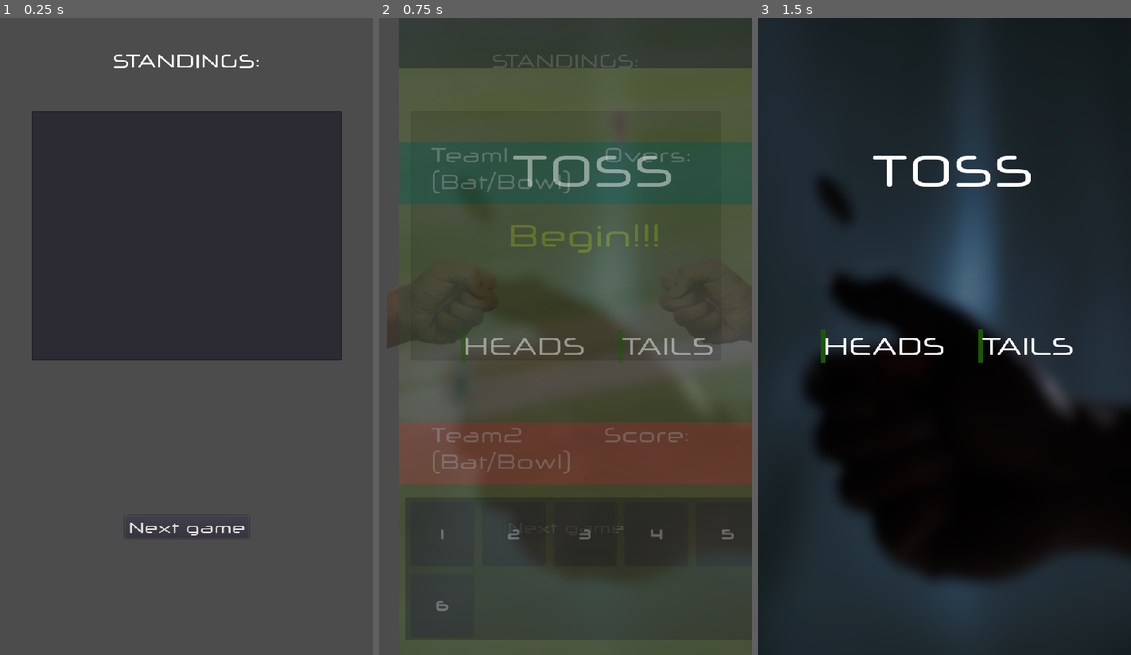
Above: before the commit, frames 1-3 (left to right).
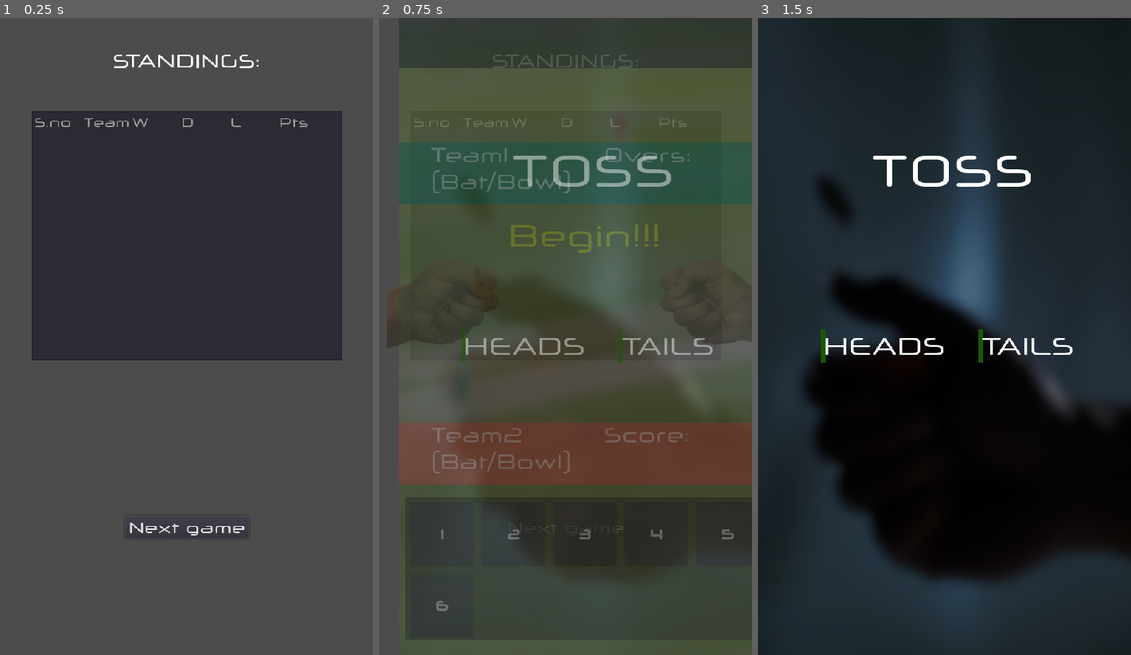
Above: after the commit, the same moments.

Repository: VivekThazhathattil/Simple-Cricket
Game: Godot game, scene res://scenes/group_stage.tscn
Two runs of this game, one before a commit and one after it. Both use one fixed random seed, a clock stepped at 60 frames per second and the inputs below. This scene is started directly instead of the project's main scene.
Inputs:
- Up to frame 1 (0.25 s): no input
- Up to frame 2 (0.75 s): click "Next game" at 0.5 s
- Up to frame 3 (1.5 s): click "Next game" at 1.25 s

The runs differ from the first frame. In frame 1, 0.2% of the frame differs, in the area x 9-83%, y 15-18%; in frame 2, 0.1%; in frame 3, nothing differs.
Error before the commit: Invalid get index 'team_list' (on base: 'Nil'). (res://save.gd:75)
Error after the commit: Invalid get index 'team_list' (on base: 'Nil'). (res://save.gd:76)

Commit message:
fix table highlighting

Diff:
--- a/save.gd
+++ b/save.gd
@@ -26,6 +26,7 @@
 var save_path_tournament = "user://save_tournament.save"
 var team_list = ["Afghanistan", "Australia", "Bangladesh", "England", "India", "New Zealand", "Pakistan", "South Africa", "Sri Lanka", "West Indies"]
 # Indices			0				1			2			3			4			5			6				7				8			9
+var team_list_short = ["AFG", "AUS", "BAN", "ENG", "IND", "NZ", "PAK", "SA", "SL", "WI"]
 var team_wins = [0, 0, 0, 0, 0, 0, 0, 0, 0, 0]
 var team_losses = [0, 0, 0, 0, 0, 0, 0, 0, 0, 0]
 var team_draws = [0, 0, 0, 0, 0, 0, 0, 0, 0, 0]
--- a/scenes/group_stage.gd
+++ b/scenes/group_stage.gd
@@ -3,6 +3,7 @@
 var team_roster
 var idx = -1
 var team_list
+var team_list_short
 var team_wins
 var team_losses
 var team_draws
@@ -12,6 +13,7 @@
 	var inst = preload("res://scenes/save.tscn")
 	self.add_child(inst.instance())
 	team_list = $save.read_save(2,"team_list")
+	team_list_short = $save.team_list_short
 	team_wins = $save.read_save(2,"team_wins")
 	team_losses = $save.read_save(2,"team_losses")
 	team_draws = $save.read_save(2,"team_draws")
@@ -25,14 +27,38 @@
 func _print_table():
 	$ItemList.clear()
 	var sorted_idx_arr = _sort_table()
+	var j = 0
+	var my_team = $save.read_save(2,"my_team")
+	var new_my_team_idx
+	$ItemList.add_item("S.no")
+	$ItemList.add_item("Team")
+	$ItemList.add_item("W")
+	$ItemList.add_item("D")
+	$ItemList.add_item("L")
+	$ItemList.add_item("Pts")
+#	$ItemList.fixed_icon_size = Vector2(32,32)
 	for i in sorted_idx_arr:
-		$ItemList.add_item(str(i+1)+".")
-		$ItemList.add_item(team_list[i])
+		if my_team == team_list[i]:
+			print("my_team = " + my_team + " and team_list[i] = " + team_list[i])
+			new_my_team_idx = j
+		$ItemList.add_item(str(j+1)+".")
+		$ItemList.add_item(team_list_short[i])
 		$ItemList.add_item(str(team_wins[i]))
 		$ItemList.add_item(str(team_draws[i]))
 		$ItemList.add_item(str(team_losses[i]))
 		$ItemList.add_item(str(team_wins[i]*3+team_draws[i]))
+		j = j + 1
 #		$ItemList.add_item(str(i+1)+ ") " + team_list[i] + "\\t" +str(team_wins[i]) + "    " + str(team_draws[i]) + "    " + str(team_losses[i]) + "    " + str(team_wins[i]*3+team_draws[i]))
+	_highlight_my_team(new_my_team_idx+1)
+
+func _highlight_my_team(new_idx):
+#	var new_idx = _find_idx_of_team($save.read_save(2,"my_team"))
+	$ItemList.set_item_custom_bg_color((new_idx)*6,Color(0,1,0.4,0.5))
+	$ItemList.set_item_custom_bg_color((new_idx)*6+1,Color(0,1,0.4,0.5))
+	$ItemList.set_item_custom_bg_color((new_idx)*6+2,Color(0,1,0.4,0.5))
+	$ItemList.set_item_custom_bg_color((new_idx)*6+3,Color(0,1,0.4,0.5))
+	$ItemList.set_item_custom_bg_color((new_idx)*6+4,Color(0,1,0.4,0.5))
+	$ItemList.set_item_custom_bg_color((new_idx)*6+5,Color(0,1,0.4,0.5))
 
 func _sort_table():
 	var point_arr = []
--- a/scenes/group_stage.tscn
+++ b/scenes/group_stage.tscn
@@ -39,8 +39,9 @@
 margin_bottom = 550.0
 rect_min_size = Vector2( 500, 0 )
 custom_fonts/font = SubResource( 4 )
+auto_height = true
 max_columns = 6
-fixed_column_width = 70
+same_column_width = true
 __meta__ = {
 "_edit_use_anchors_": false,
 "_editor_description_": ""
